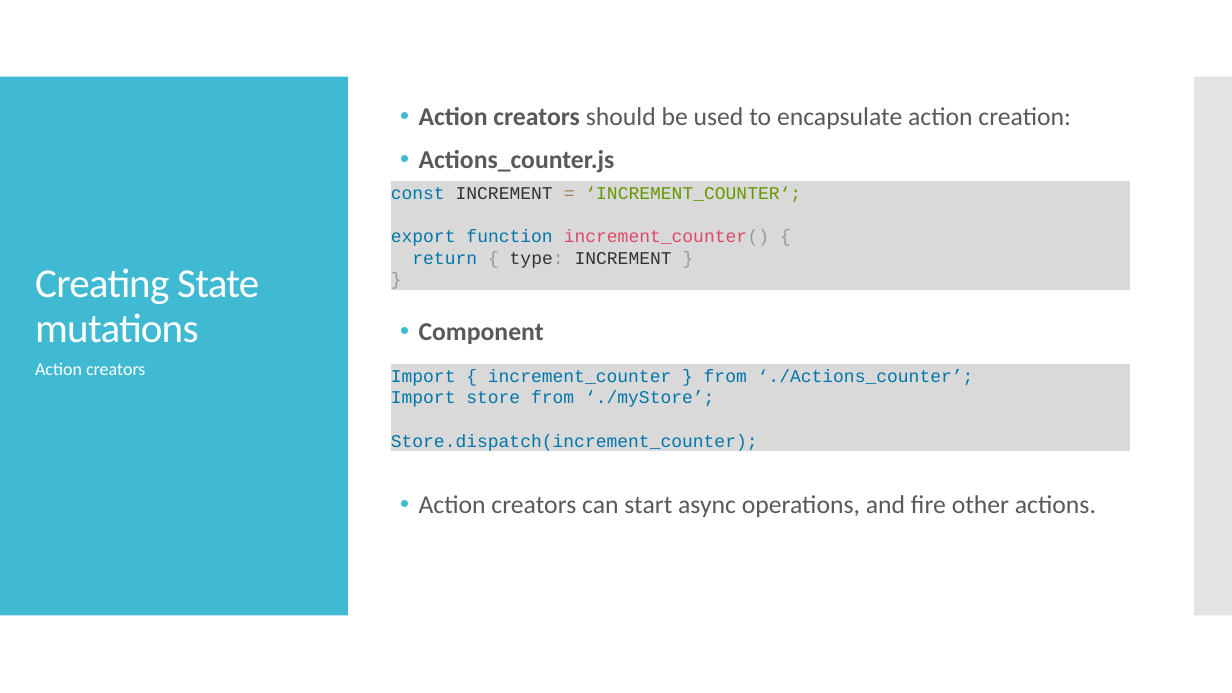
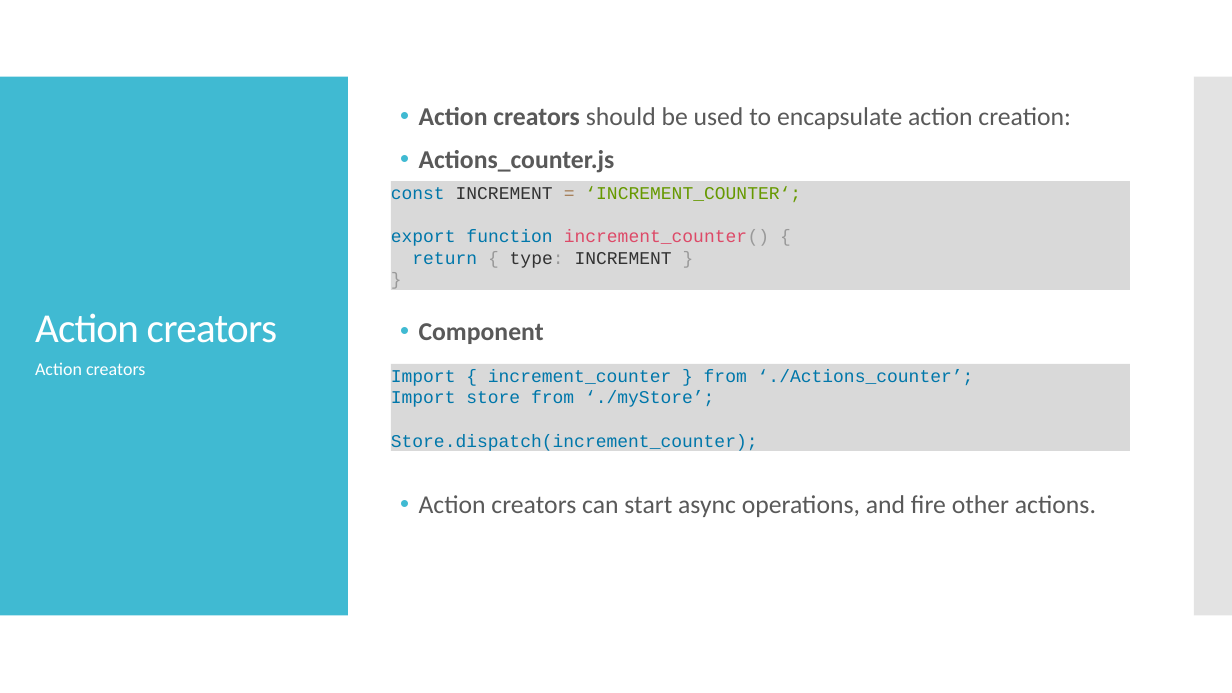
Before and after one commit to tikalk/vanilla-redux-meetup, a slide deck: slide 14 of Vanilla Redux.pptx (slide 13 before the commit). Drawn at 1232x693 pixels with LibreOffice and Linux fonts; fonts in the diff are those of the drawing. Boxes give left, top, right and bottom in pixels: in the first picture for what was removed or moved away, otherwise in the second. Text is boxed around its words. In the diff, an @@ line names an element or a change of style, - is before the commit and + after.

```diff
--- a/Vanilla Redux.pptx
+++ b/Vanilla Redux.pptx
@@ title at (35, 313, 277, 343): text changed @@
-Creating State mutations
+Action creators
```
Also in this commit, not shown: 7 other slides changed, 1 slide added.
